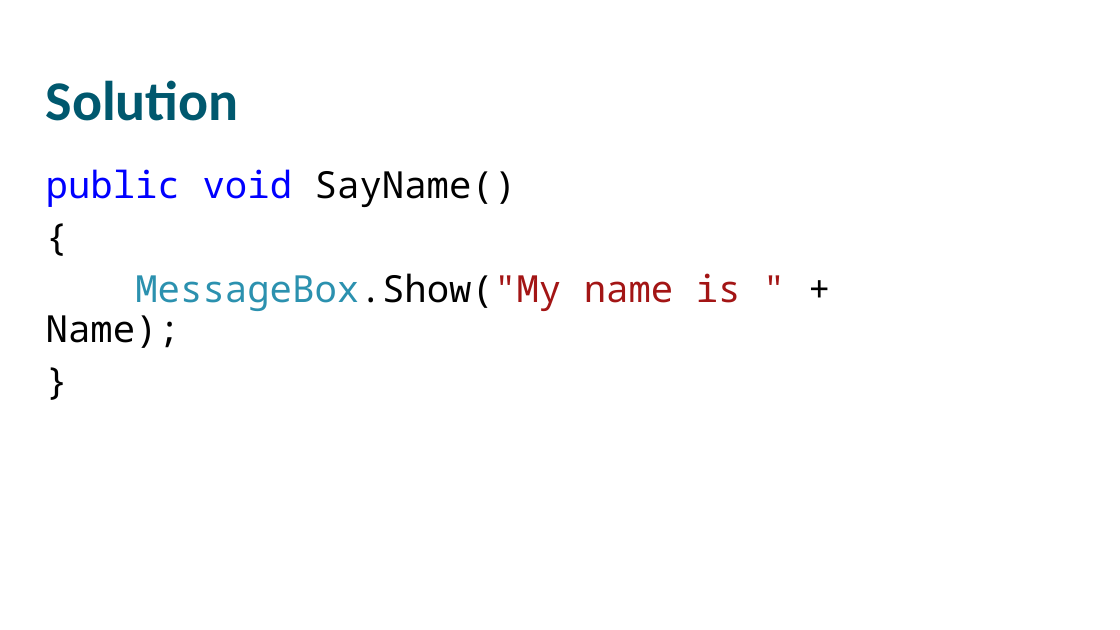
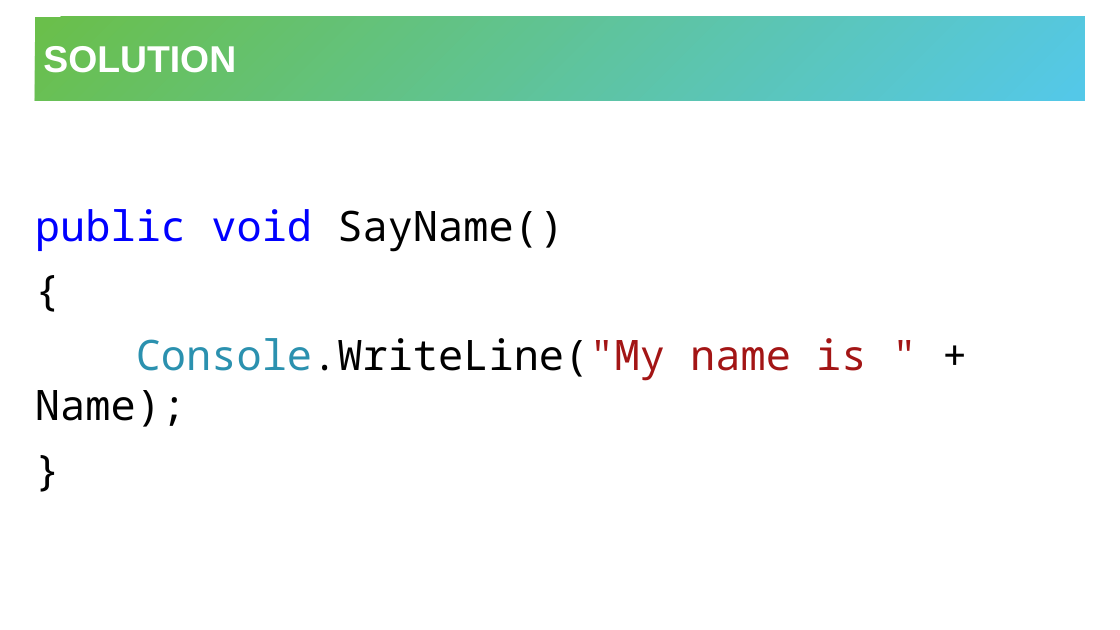
Before and after one commit to hytechclub/cs-102, a slide deck: slide 13 of ClassesIntroduction/ClassesIntro.pptx (slide 10 before the commit). Drawn at 1120x630 pixels with LibreOffice and Linux fonts; fonts in the diff are those of the drawing; background and template pictures are left out. Boxes give left, top, right and bottom in pixels: in the first picture for what was removed or moved away, otherwise in the second. Text is boxed around its words. In the diff, an @@ line names an element or a change of style, - is before the commit and + after.

```diff
--- a/ClassesIntroduction/ClassesIntro.pptx
+++ b/ClassesIntroduction/ClassesIntro.pptx
@@ title "SOLUTION": place and size @@
-title "SOLUTION" at bbox=[46, 80, 239, 121]
+title "SOLUTION" at bbox=[35, 17, 1086, 101]
@@ title "SOLUTION" at bbox=[35, 17, 1086, 101]: vertical alignment top to middle; fill none to gradient #6ABF4B to #54C8E8 @@
@@ title at bbox=[43, 46, 236, 73]: text changed; size 48 to 32 pt; font Calibri to Arial; text colour #00586E to #FFFFFF @@
-Solution
+SOLUTION
@@ text "public void SayName()": place and size @@
-text "public void SayName()" at bbox=[46, 169, 741, 348]
+text "public void SayName()" at bbox=[35, 209, 866, 427]
@@ text "public void SayName()" at bbox=[35, 209, 866, 427]: vertical alignment top to middle @@
@@ text at bbox=[35, 209, 564, 252]: size 32 to 36 pt in "public void SayName()", "{", "}"; line spacing 0.9 to 1; more space between paragraphs @@
@@ text at bbox=[35, 338, 866, 427]: text changed; size 32 to 36 pt @@
-MessageBox.Show("My name is " + Name);
+Console.WriteLine("My name is " + Name);
```
Also in this commit, not shown: 6 other slides changed, 7 slides added, 3 slides removed.
